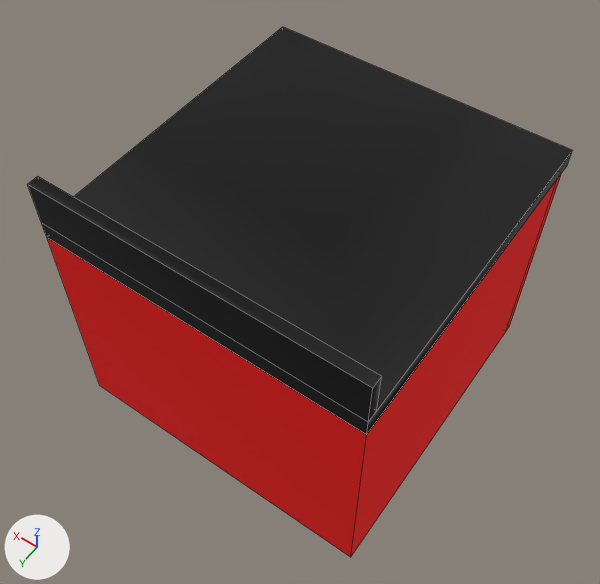
Before and after pictures for a commit that changed the FBX model Assets/Models/Counters/counter.fbx.
Before and after are seen from a 50 mm lens placed at (-0.536, 0.783, 1.207), pointed at (0.002, 0.029, 0.023). Arrows for +X, +Y and +Z are at lower left; the lights stay in place. Mesh edges are drawn as thin lines. Where no turn or scale is listed for an object, it has been applied to the vertices. Vertices at the same position are counted once.

Names of what the first picture shows: 'Cabinet1', 'Countertop1'.
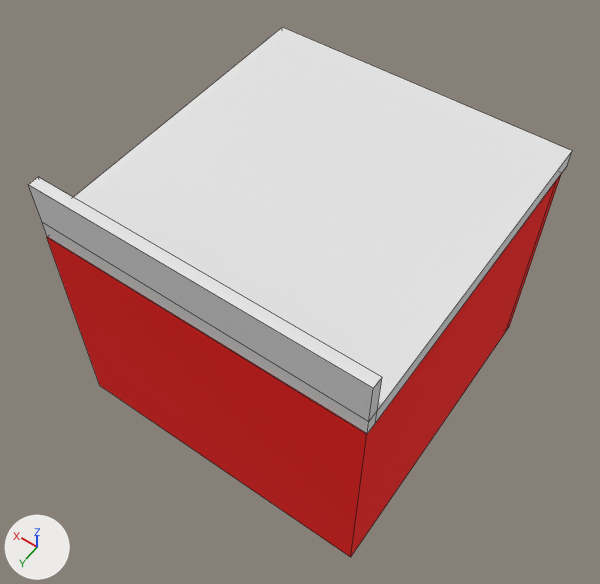
Location of each change, (x1, y1, x2, y2) in pixels of the pictures (600 x 584 px):
```json
{"object": "Countertop1", "change": "reshaped, moved, rescaled", "before": [28, 27, 572, 435], "after": [29, 27, 572, 434]}
```

Scene script edits in JSON lines:
```json
{"block": "me_countertop1", "where": "# used by ob_countertop1; parent = ob_cabinet1; location = (-0.3, 0.301, 0.353); scale = (1.0, 1.02, 2.64)"}
{"op": "remove", "block": "me_countertop1", "code": "me_countertop1.from_pydata(...)  # 14 vertices, 12 faces; spans x 0.0..0.6, y -0.62..0.0, z 0.0..0.07"}
{"op": "remove", "block": "me_countertop1", "code": "me_countertop1.materials.append(mat_material)  # black #000000"}
{"op": "add", "block": "me_countertop1", "code": "me_countertop1.from_pydata(...)  # 16 vertices, 14 faces; spans x -1.0..1.0, y -1.0..1.0, z -1.0..5.943"}
{"block": "me_countertop1", "change": "me_countertop1 part 1: the whole mesh is rebuilt"}
{"op": "remove", "block": "ob_countertop1", "code": "ob_countertop1.parent = ob_cabinet1"}
{"op": "set", "path": "ob_countertop1.location", "old": "(-0.3, 0.301, 0.353)", "new": "(0.0, -0.0144, 0.24)"}
{"op": "set", "path": "ob_countertop1.scale", "old": "(1.0, 1.02, 2.64)", "new": "(0.3, 0.314, 0.0166)"}
```
